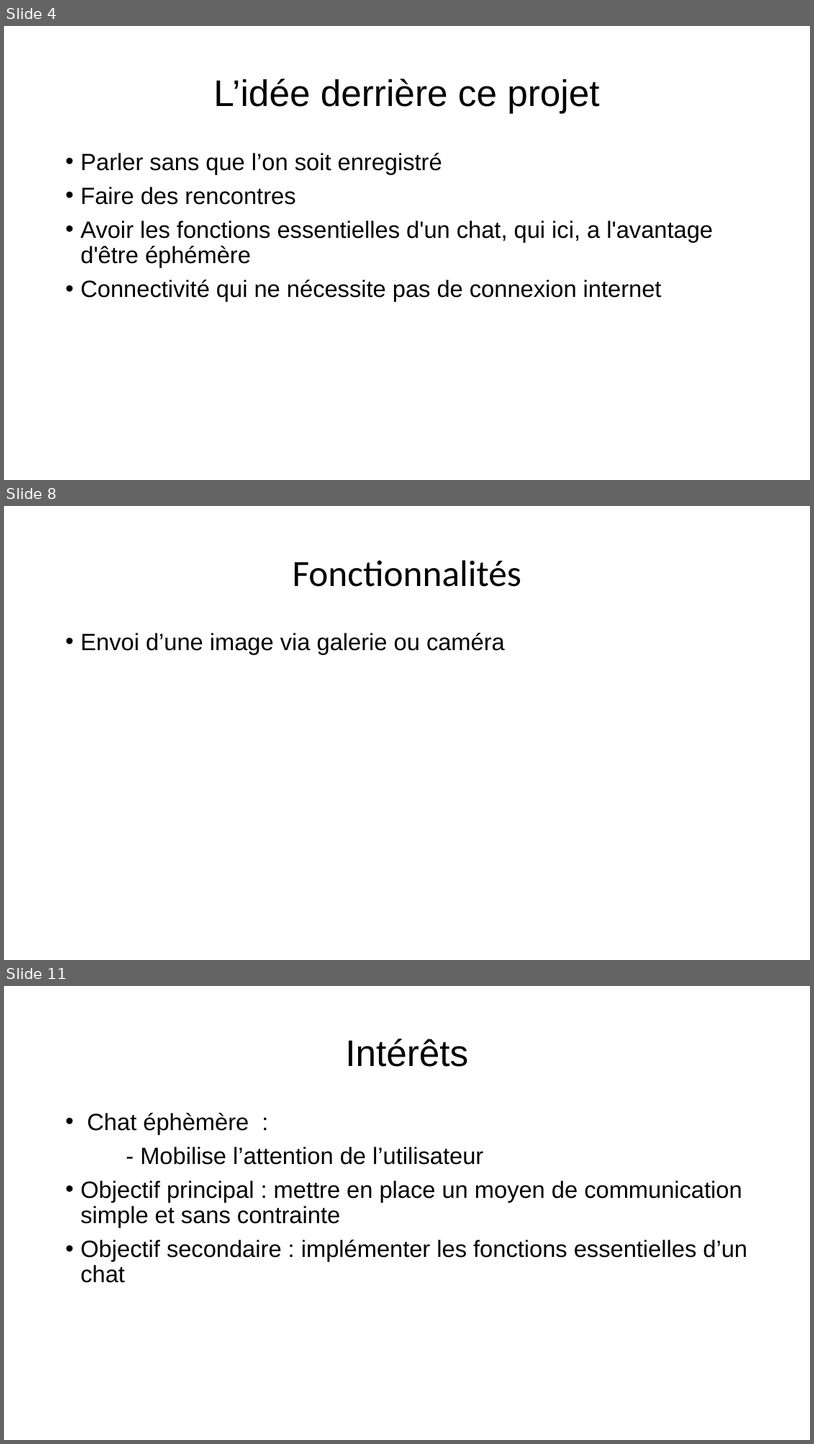
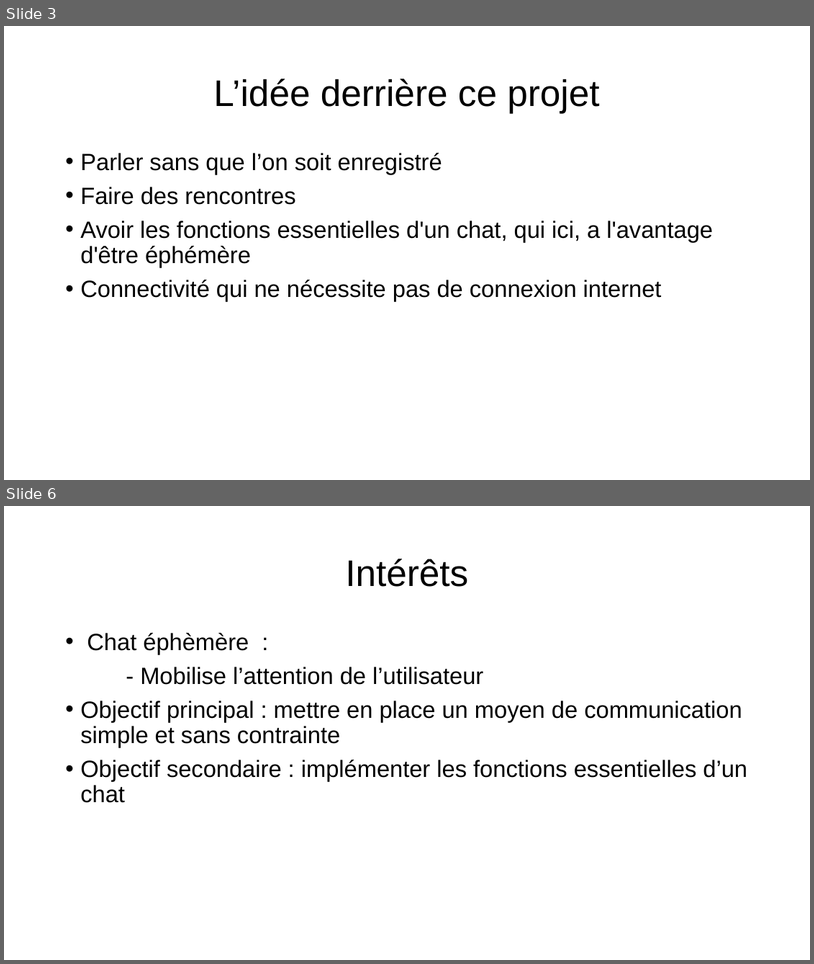
Before and after one commit to 0nza1101/Connect, a slide deck: Ressources/presentation_projet_connect.pptx. Shown one above the other, each under a label of ours: slides 4, 8 and 11 before the commit, slides 3 and 6 after it; the slides between them are not shown. The pictures are 814x1444 and 814x964 pixels, drawn with LibreOffice and Linux fonts; fonts in the diff are those of the drawing. Boxes give left, top, right and bottom in pixels: in the first picture for what was removed or moved away, otherwise in the second. Text is boxed around its words. In the diff, an @@ line names an element or a change of style, - is before the commit and + after.

```diff
--- a/Ressources/presentation_projet_connect.pptx
+++ b/Ressources/presentation_projet_connect.pptx
@@ slide 8 removed at box(4, 506, 810, 960), background #FFFFFF @@
@@ title removed at box(293, 560, 522, 587) @@
-Fonctionnalités
@@ text removed at box(80, 633, 505, 654) @@
-• Envoi d’une image via galerie ou caméra
@@ what was slide 4 is now slide 3 @@
@@ what was slide 11 is now slide 6 @@
```
Also in this commit, not shown: 4 slides changed, 1 slide added, 4 other slides removed.
